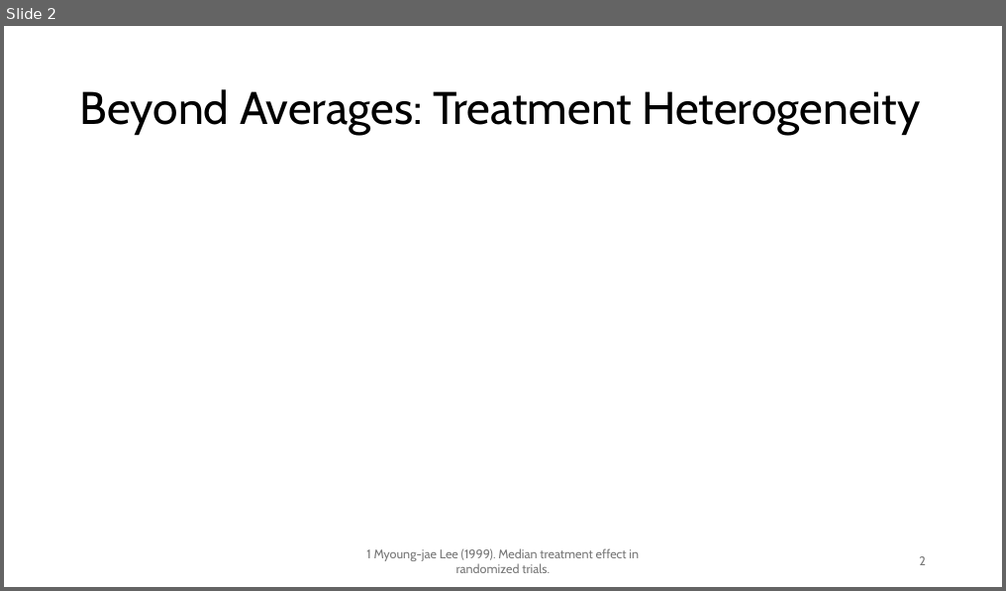
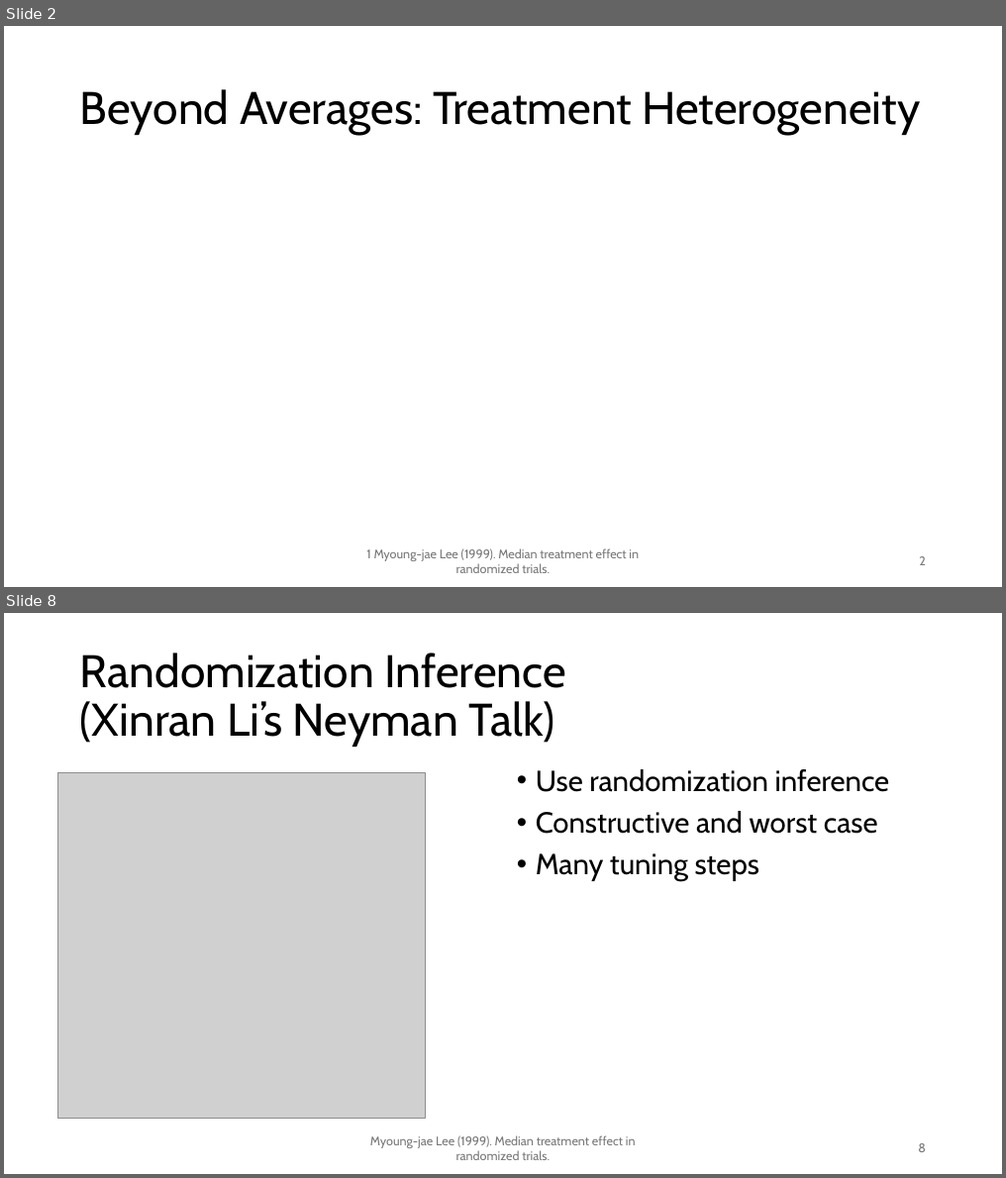
Before and after one commit to chasehmathis/dkw-ind-treat-effect, a slide deck: dkw-po-presentation.pptx. Shown one above the other, each under a label of ours: slide 2 before the commit, slides 2 and 8 after it; the slides between them are not shown. The pictures are 1006x591 and 1006x1178 pixels, drawn with LibreOffice and Linux fonts; fonts in the diff are those of the drawing; grey boxes stand for pictures. Boxes give left, top, right and bottom in pixels: in the first picture for what was removed or moved away, otherwise in the second. Text is boxed around its words. In the diff, an @@ line names an element or a change of style, - is before the commit and + after.

```diff
--- a/dkw-po-presentation.pptx
+++ b/dkw-po-presentation.pptx
@@ slide 8 added at [4, 613, 1002, 1174], background #FFFFFF @@
@@ title added at [80, 653, 566, 747], 44 pt, text #000000 @@
+Randomization Inference
+(Xinran Li’s Neyman Talk)
@@ picture added at [57, 772, 425, 1118] @@
@@ text added at [536, 769, 890, 881], 28 pt, text #000000 @@
+• Use randomization inference
+• Constructive and worst case
+• Many tuning steps
@@ text added at [370, 1136, 636, 1160], 12 pt, text #797979 @@
+Myoung-jae Lee (1999). Median treatment effect in randomized trials.
@@ page number added at [918, 1144, 926, 1153], 12 pt, text #797979 @@
+8
```
Also in this commit, not shown: 1 slide changed, 8 other slides added, 11 other files.
